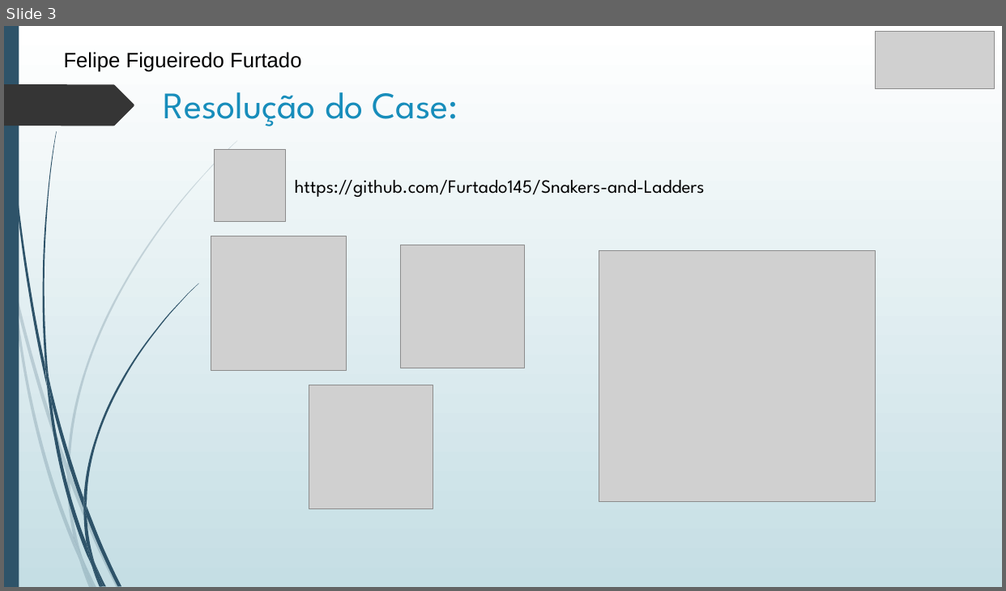
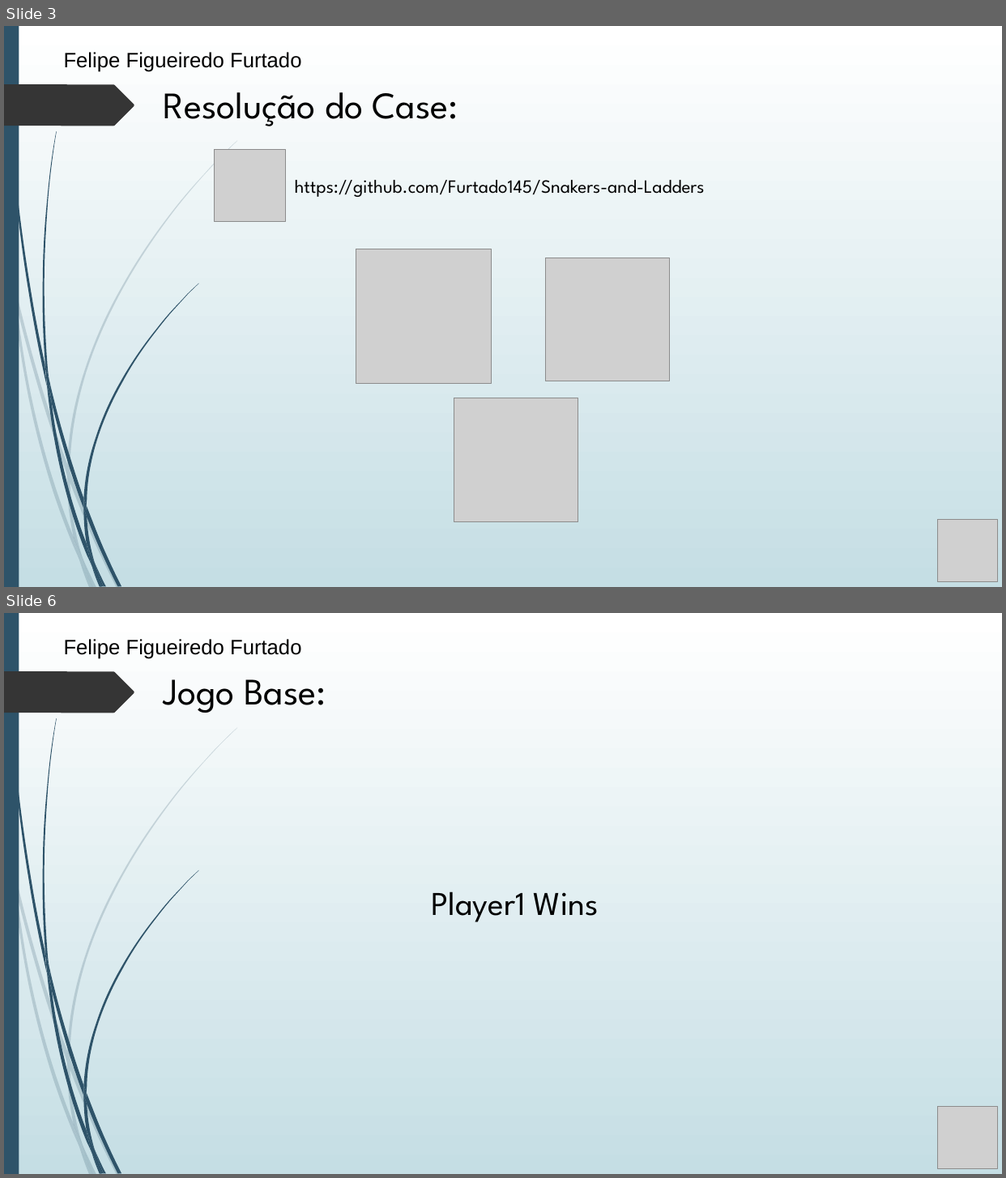
Before and after one commit to Furtado145/Snakers-and-Ladders, a slide deck: ApresentacaoDSM.pptx. Shown one above the other, each under a label of ours: slide 3 before the commit, slides 3 and 6 after it; the slides between them are not shown. The pictures are 1006x591 and 1006x1178 pixels, drawn with LibreOffice and Linux fonts; fonts in the diff are those of the drawing; grey boxes stand for pictures. Boxes give left, top, right and bottom in pixels: in the first picture for what was removed or moved away, otherwise in the second. Text is boxed around its words. In the diff, an @@ line names an element or a change of style, - is before the commit and + after.

```diff
--- a/ApresentacaoDSM.pptx
+++ b/ApresentacaoDSM.pptx
@@ slide 6 added at box(4, 613, 1002, 1174), background gradient #FFFFFF to #C5DEE5; not listed: 24 template elements that a slide beside it also shows @@
@@ text added at box(64, 639, 302, 659), 20 pt, text #000000 @@
+Felipe Figueiredo Furtado
@@ text added at box(163, 679, 326, 713), 36 pt, text #000000 @@
+Jogo Base:
@@ text added at box(431, 892, 599, 922), 32 pt, text #000000 @@
+Player1 Wins
@@ picture added at box(938, 1106, 997, 1169) @@
@@ slide 3 changed as well @@
@@ picture removed at box(876, 31, 995, 89) @@
@@ title "Resolução do Case:" at box(164, 92, 458, 126): text colour #178DBB to #000000 @@
@@ picture removed at box(599, 250, 876, 502) @@
@@ 3 pictures: place and size @@
-3 pictures at box(211, 237, 524, 509)
+3 pictures at box(356, 249, 669, 523)
@@ picture added at box(938, 519, 997, 582) @@
```
Also in this commit, not shown: 14 other slides added, 2 slides removed.
